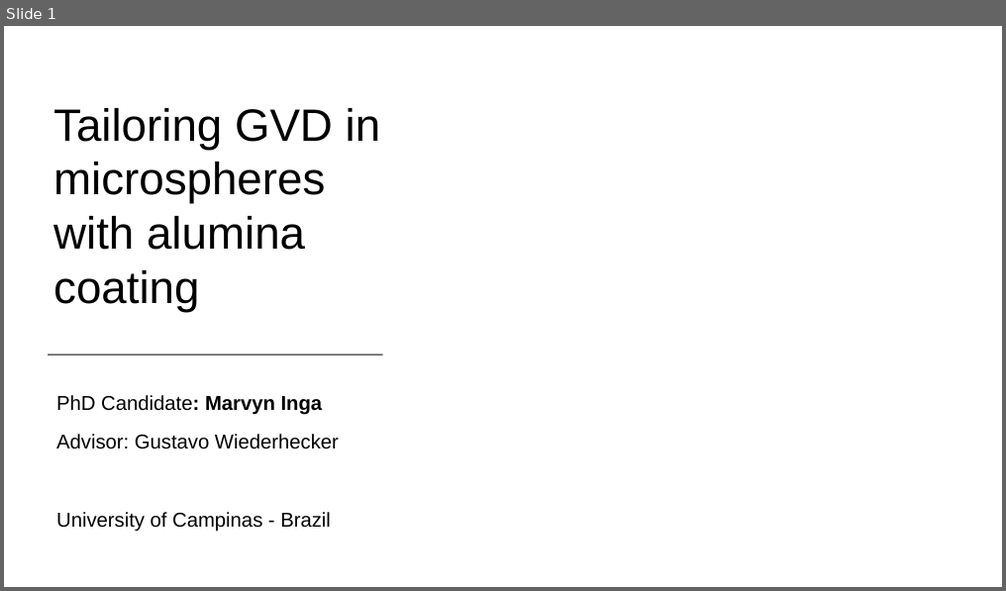
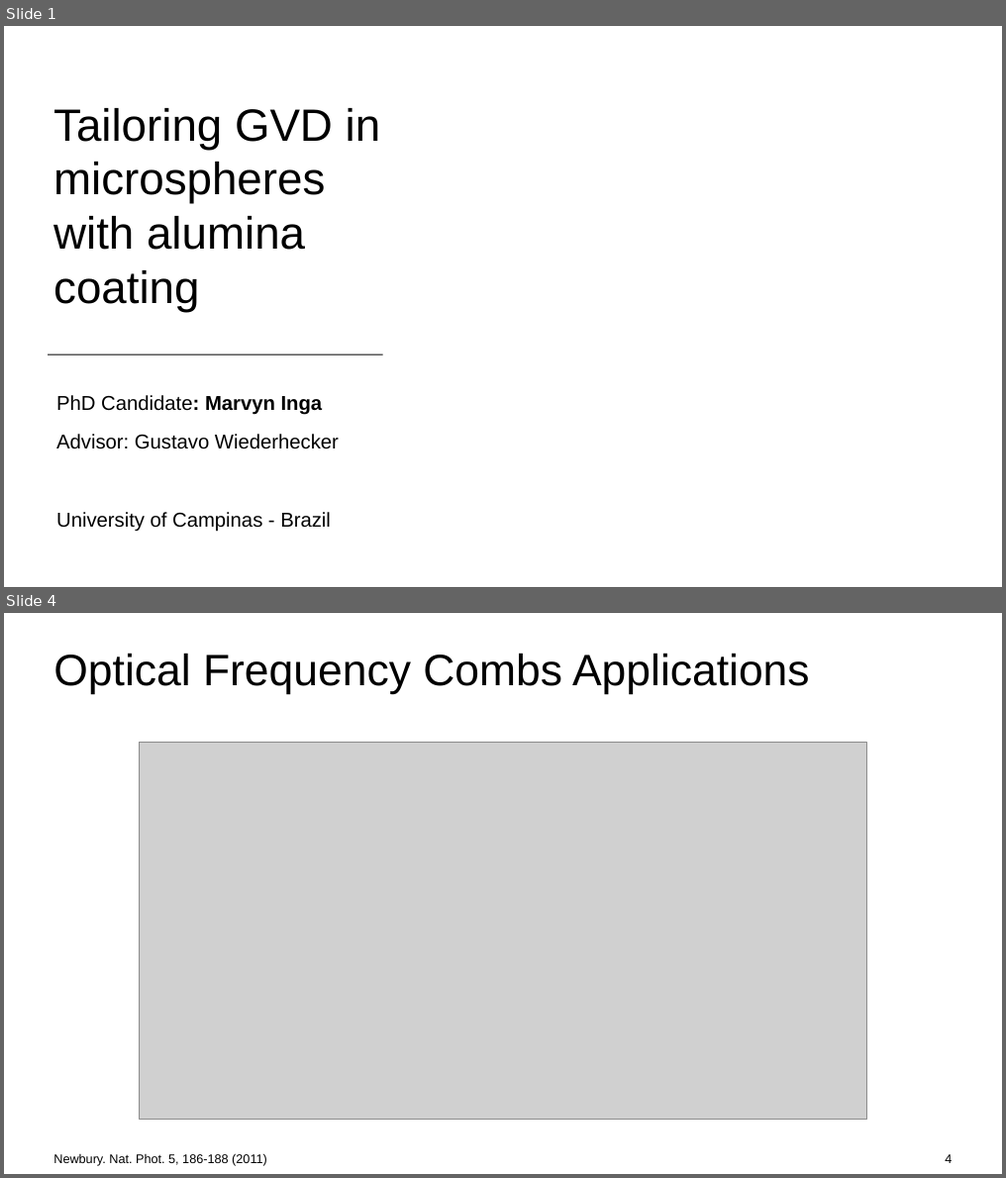
Before and after one commit to marvync/PhD-defense-presentation, a slide deck: PhD-defense-presentation.odp. Shown one above the other, each under a label of ours: slide 1 before the commit, slides 1 and 4 after it; the slides between them are not shown. The pictures are 1006x591 and 1006x1178 pixels, drawn with LibreOffice and Linux fonts; fonts in the diff are those of the drawing; grey boxes stand for pictures; background and template pictures are left out. Boxes give left, top, right and bottom in pixels: in the first picture for what was removed or moved away, otherwise in the second. Text is boxed around its words. In the diff, an @@ line names an element or a change of style, - is before the commit and + after.

Commit message:
OFC-Applications

```diff
--- a/PhD-defense-presentation.odp
+++ b/PhD-defense-presentation.odp
@@ slide 4 added at [4,613,1002,1174], background picture (left out) @@
@@ title added at [54,653,810,694], 35 pt, text #000000 @@
+Optical Frequency Combs Applications
@@ picture added at [140,742,867,1119] @@
@@ text added at [54,1154,267,1166], 10 pt, text #000000 @@
+Newbury. Nat. Phot. 5, 186-188 (2011)
@@ page number added at [944,1155,951,1163], 10 pt, text #000000 @@
+4
```
Also in this commit, not shown: 1 slide changed, 2 other slides added, 2 slides removed, 5 other files.
